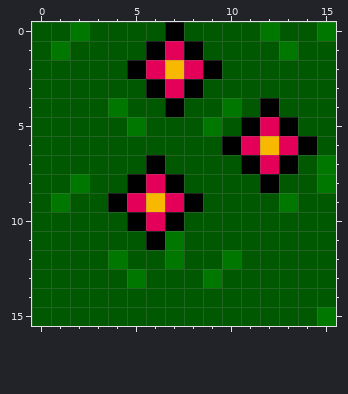
Pixel-art sprite: tiles/f.png. Above: the version before the commit.
The file is 16x16 pixels.
Once edited:
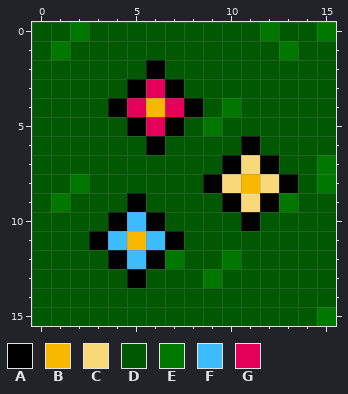
Palette (. is transparent): A #000000  B #f8b800  C #f8d878  D #005800  E #007800  F #3cbcfc  G #e40058
From old to new:
Colour D becomes colour A in row 3 at x 5; in row 4 at x 8; in row 5 at x 7; in row 6 at x 6; in row 7 at x 10; in row 8 at x 9 and 13.
Colour D becomes colour A in row 9 at x 10 and 12; in row 10 at x 4 and 11; in row 11 at x 3; in row 12 at x 6.
Colour E becomes colour A in row 4 at x 4; in row 5 at x 5; in row 11 at x 7; in row 12 at x 4; in row 13 at x 5.
Colour G becomes colour A in row 2 at x 6; in row 3 at x 7; in row 6 at x 11; in row 7 at x 12; in row 9 at x 5; in row 10 at x 6.
Colour D becomes colour B in row 4 at x 6; in row 8 at x 11; in row 11 at x 5.
Colour A becomes colour C in row 7 at x 11; in row 8 at x 12.
Colour D becomes colour C in row 8 at x 10; in row 9 at x 11.
Colour A becomes colour D in row 0 at x 7; in row 1 at x 6 and 8; in row 2 at x 5 and 9; in row 3 at x 8; in row 4 at x 12; in row 5 at x 11 and 13.
Colour A becomes colour D in row 6 at x 10 and 14; in row 7 at x 6 and 13; in row 8 at x 5 and 7; in row 9 at x 4 and 8; in row 10 at x 7.
Colour B becomes colour D in row 2 at x 7; in row 6 at x 12; in row 9 at x 6.
Colour G becomes colour D in row 1 at x 7; in row 2 at x 8; in row 5 at x 12; in row 6 at x 13; in row 8 at x 6; in row 9 at x 7.
Colour A becomes colour F in row 10 at x 5; in row 11 at x 6.
Colour D becomes colour F in row 11 at x 4; in row 12 at x 5.
Colour A becomes colour G in row 3 at x 6; in row 4 at x 7.
Colour D becomes colour G in row 4 at x 5; in row 5 at x 6.
Boxes around the changes in both pictures, in picture pixels (x1, y1, x2, y2):
changed: (89, 22, 317, 288)
